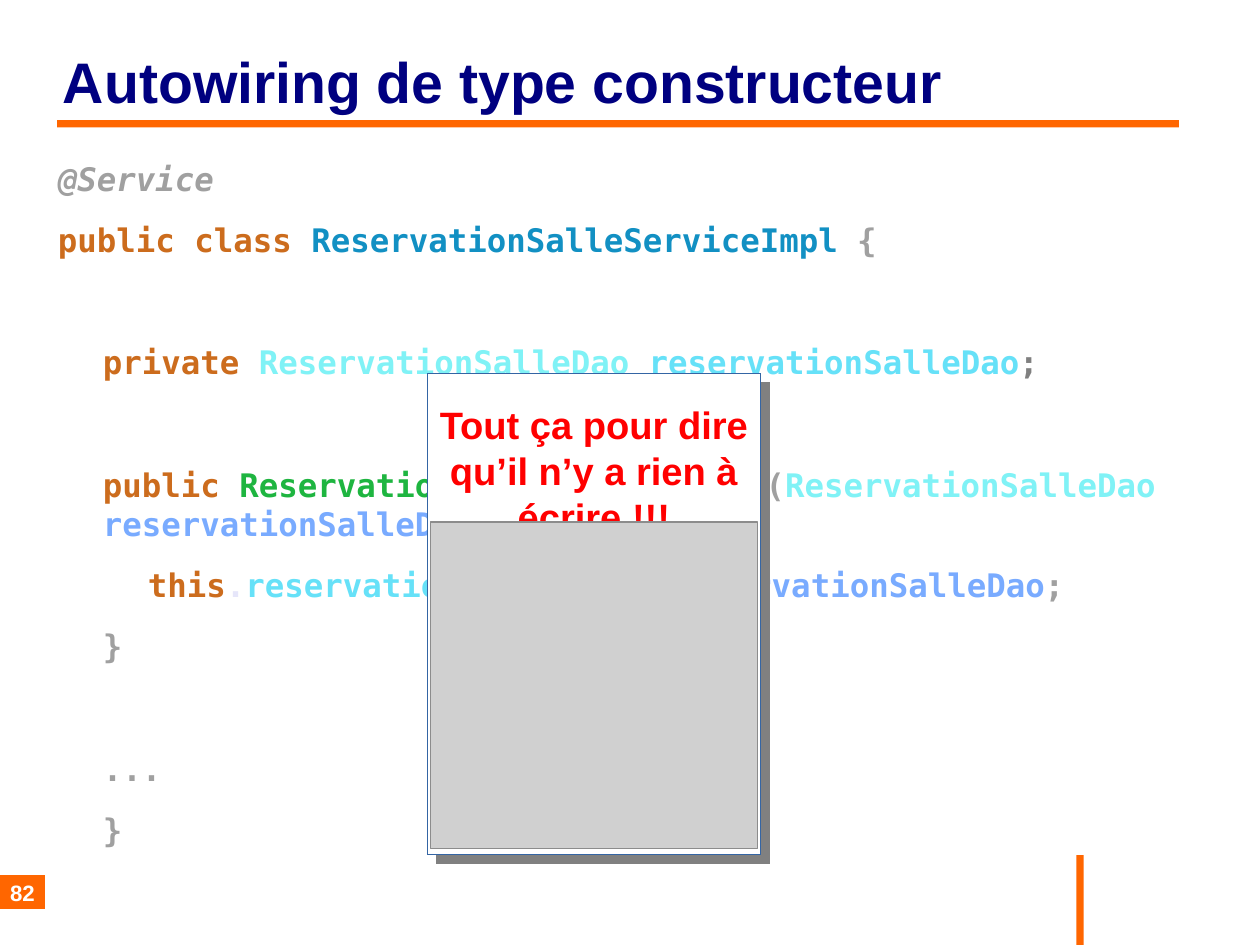
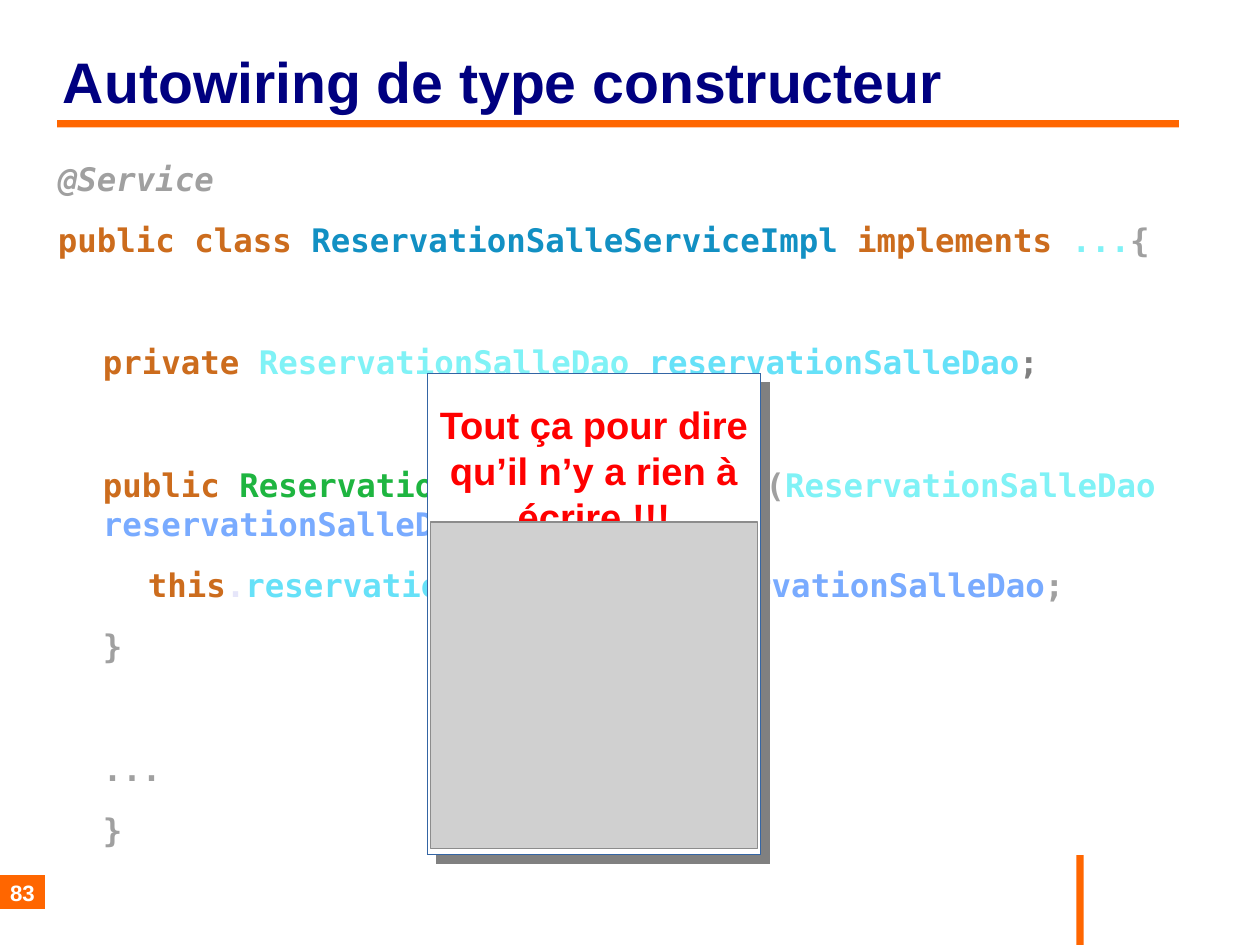
Before and after one commit to philphils/formation-spring, a slide deck: slide 83 of Documentation/diapo_formation_spring.odp (slide 82 before the commit). Drawn at 1260x945 pixels with LibreOffice and Linux fonts; fonts in the diff are those of the drawing; grey boxes stand for pictures; background and template pictures are left out. Boxes give left, top, right and bottom in pixels: in the first picture for what was removed or moved away, otherwise in the second. Text is boxed around its words. In the diff, an @@ line names an element or a change of style, - is before the commit and + after.

```diff
--- a/Documentation/diapo_formation_spring.odp
+++ b/Documentation/diapo_formation_spring.odp
@@ text at (x1=58, y1=225, x2=1052, y2=259): text changed @@
-public class ReservationSalleServiceImpl {
+public class ReservationSalleServiceImpl implements ...{
@@ page number at (x1=10, y1=885, x2=35, y2=902): text changed @@
-82
+83
```
Also in this commit, not shown: 14 other slides changed, 2 slides added.
